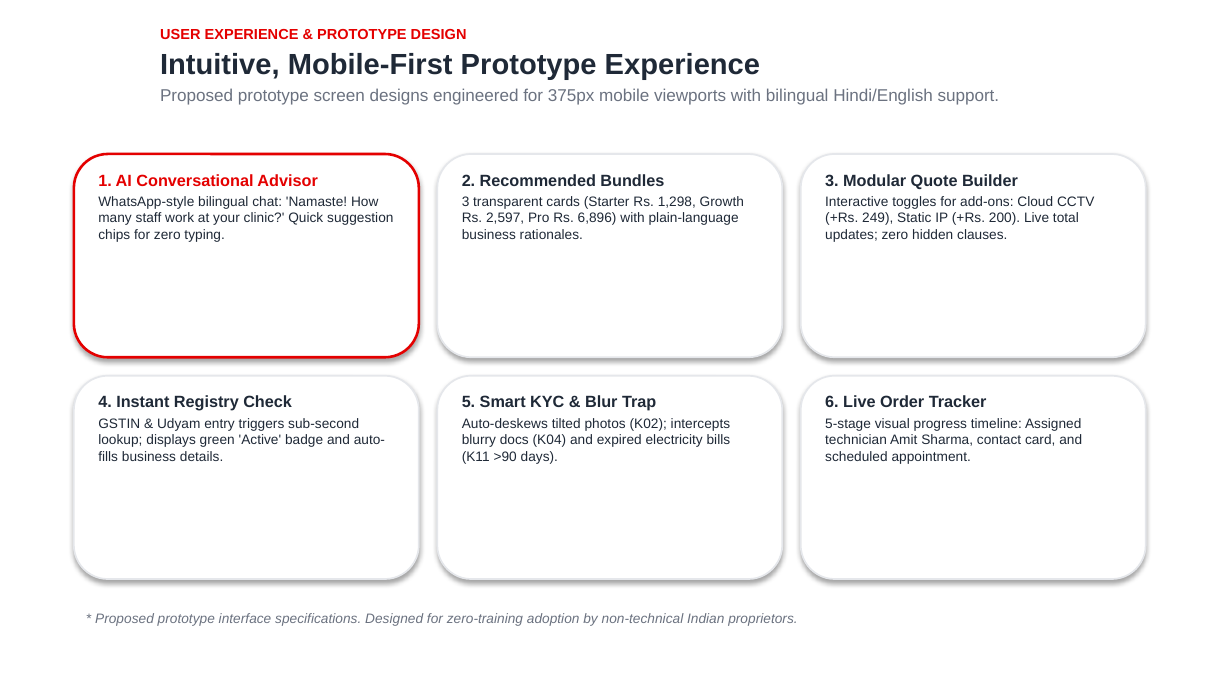
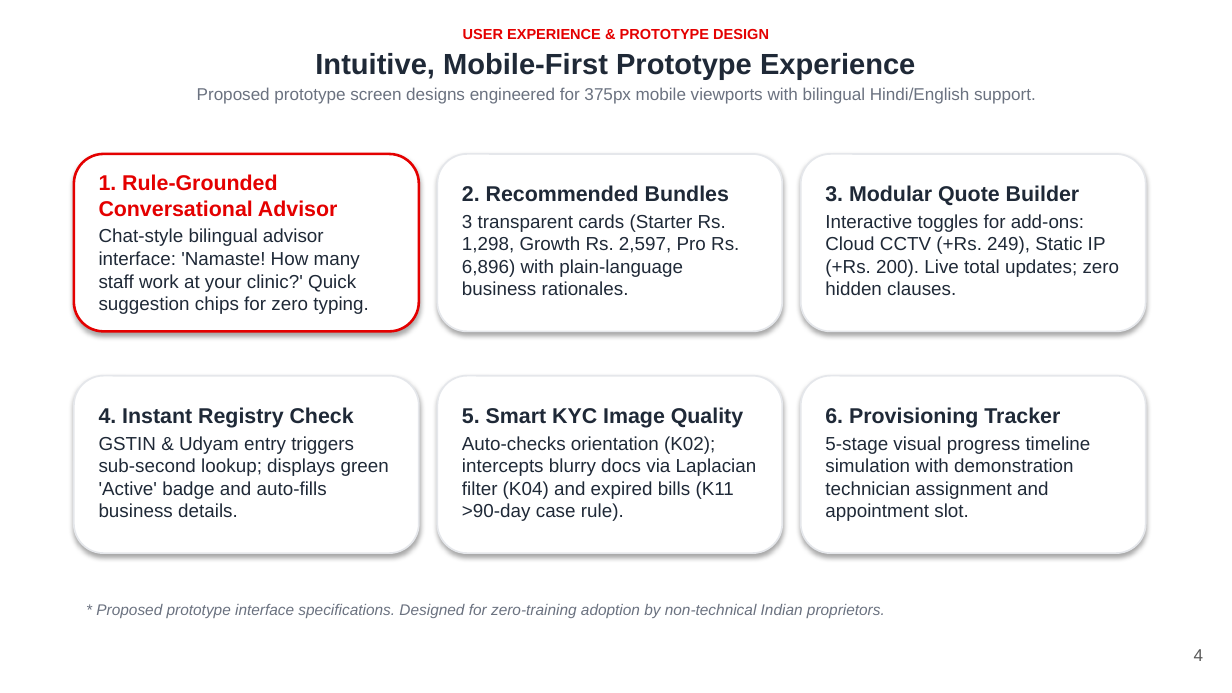
Before and after one commit to lavu-create/udyam-digital, a slide deck: slide 4 of submission/Project_Udyam_Digital.pptx. Drawn at 1232x693 pixels with LibreOffice and Linux fonts; fonts in the diff are those of the drawing; background and template pictures are left out. Boxes give left, top, right and bottom in pixels: in the first picture for what was removed or moved away, otherwise in the second. Text is boxed around its words. In the diff, an @@ line names an element or a change of style, - is before the commit and + after.

Commit message:
chore: final release cleanup, verified presentation deck, and privacy documentation alignment

```diff
--- a/submission/Project_Udyam_Digital.pptx
+++ b/submission/Project_Udyam_Digital.pptx
@@ text "USER EXPERIENCE & PROTOTYPE DESIGN" at <box>197,29,1036,104</box>: alignment left to centre; less space between paragraphs; more space between paragraphs @@
@@ rounded rectangle: place and size @@
-rounded rectangle at <box>74,154,419,357</box>
+rounded rectangle at <box>74,154,419,331</box>
@@ text at <box>99,174,369,314</box>: text changed; size 8 to 11 pt @@
-1. AI Conversational Advisor
-WhatsApp-style bilingual chat: 'Namaste! How many staff work at your clinic?' Quick suggestion chips for zero typing.
+1. Rule-Grounded Conversational Advisor
+Chat-style bilingual advisor interface: 'Namaste! How many staff work at your clinic?' Quick suggestion chips for zero typing.
@@ proportions changed in 6 elements at <box>74,376,419,553</box>, <box>801,376,1146,553</box>, <box>74,154,419,331</box>, <box>801,154,1146,331</box>, <box>437,376,782,553</box>, <box>437,154,782,331</box> @@
@@ rounded rectangle: place and size @@
-rounded rectangle at <box>437,154,782,357</box>
+rounded rectangle at <box>437,154,782,331</box>
@@ text "2. Recommended Bundles": place and size @@
-text "2. Recommended Bundles" at <box>462,174,744,239</box>
+text "2. Recommended Bundles" at <box>462,185,739,295</box>
@@ text "2. Recommended Bundles" at <box>462,185,739,295</box>: size 9.5 to 12.5 pt in "2. Recommended Bundles"; size 8 to 11 pt in "3 transparent cards (Starter Rs. 1,298, Growth ..."; less space between paragraphs; more space between paragraphs @@
@@ rounded rectangle: place and size @@
-rounded rectangle at <box>801,154,1146,357</box>
+rounded rectangle at <box>801,154,1146,331</box>
@@ text "3. Modular Quote Builder": place and size @@
-text "3. Modular Quote Builder" at <box>825,174,1094,242</box>
+text "3. Modular Quote Builder" at <box>825,185,1120,295</box>
@@ text "3. Modular Quote Builder" at <box>825,185,1120,295</box>: size 9.5 to 12.5 pt in "3. Modular Quote Builder"; size 8 to 11 pt in "Interactive toggles for add-ons: Cloud CCTV (+Rs. ..."; less space between paragraphs; more space between paragraphs @@
@@ rounded rectangle: place and size @@
-rounded rectangle at <box>74,376,419,579</box>
+rounded rectangle at <box>74,376,419,553</box>
@@ rounded rectangle: place and size @@
-rounded rectangle at <box>437,376,782,579</box>
+rounded rectangle at <box>437,376,782,553</box>
@@ rounded rectangle: place and size @@
-rounded rectangle at <box>801,376,1146,579</box>
+rounded rectangle at <box>801,376,1146,553</box>
@@ text "4. Instant Registry Check": place and size @@
-text "4. Instant Registry Check" at <box>98,395,385,461</box>
+text "4. Instant Registry Check" at <box>99,407,389,517</box>
@@ text "4. Instant Registry Check" at <box>99,407,389,517</box>: size 9.5 to 12.5 pt in "4. Instant Registry Check"; size 8 to 11 pt in "GSTIN & Udyam entry triggers sub-second lookup; ..."; less space between paragraphs; more space between paragraphs @@
@@ text at <box>462,407,757,521</box>: text changed; size 8 to 11 pt @@
-5. Smart KYC & Blur Trap
-Auto-deskews tilted photos (K02); intercepts blurry docs (K04) and expired electricity bills (K11 >90 days).
+5. Smart KYC Image Quality
+Auto-checks orientation (K02); intercepts blurry docs via Laplacian filter (K04) and expired bills (K11 >90-day case rule).
@@ text at <box>825,407,1091,521</box>: text changed; size 8 to 11 pt @@
-6. Live Order Tracker
-5-stage visual progress timeline: Assigned technician Amit Sharma, contact card, and scheduled appointment.
+6. Provisioning Tracker
+5-stage visual progress timeline simulation with demonstration technician assignment and appointment slot.
@@ text "* Proposed prototype interface specifications. ...": place and size @@
-text "* Proposed prototype interface specifications. ..." at <box>95,613,797,626</box>
+text "* Proposed prototype interface specifications. ..." at <box>96,604,885,618</box>
@@ text "* Proposed prototype interface specifications. ..." at <box>96,604,885,618</box>: size 8 to 9 pt @@
@@ page number added at <box>1194,649,1204,661</box>, 10 pt, text #595959 @@
+4
```
Also in this commit, not shown: 6 other slides changed, 26 other files.
